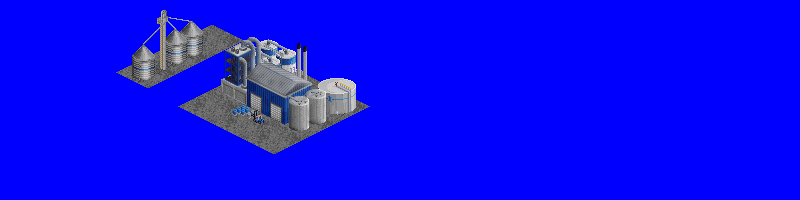
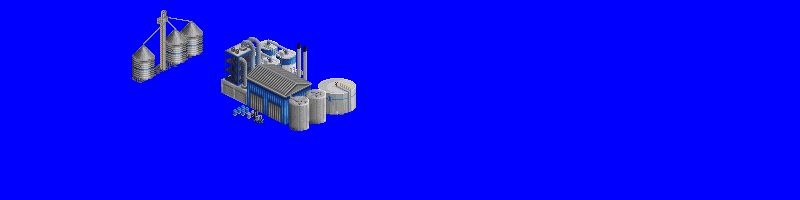
Revision of a layered w=800, h=200 image; what changed, layer by layer:
painted on "large shed" over [247, 63, 312, 125]
hid group "tiles" (12 layers) over [116, 25, 370, 154]
